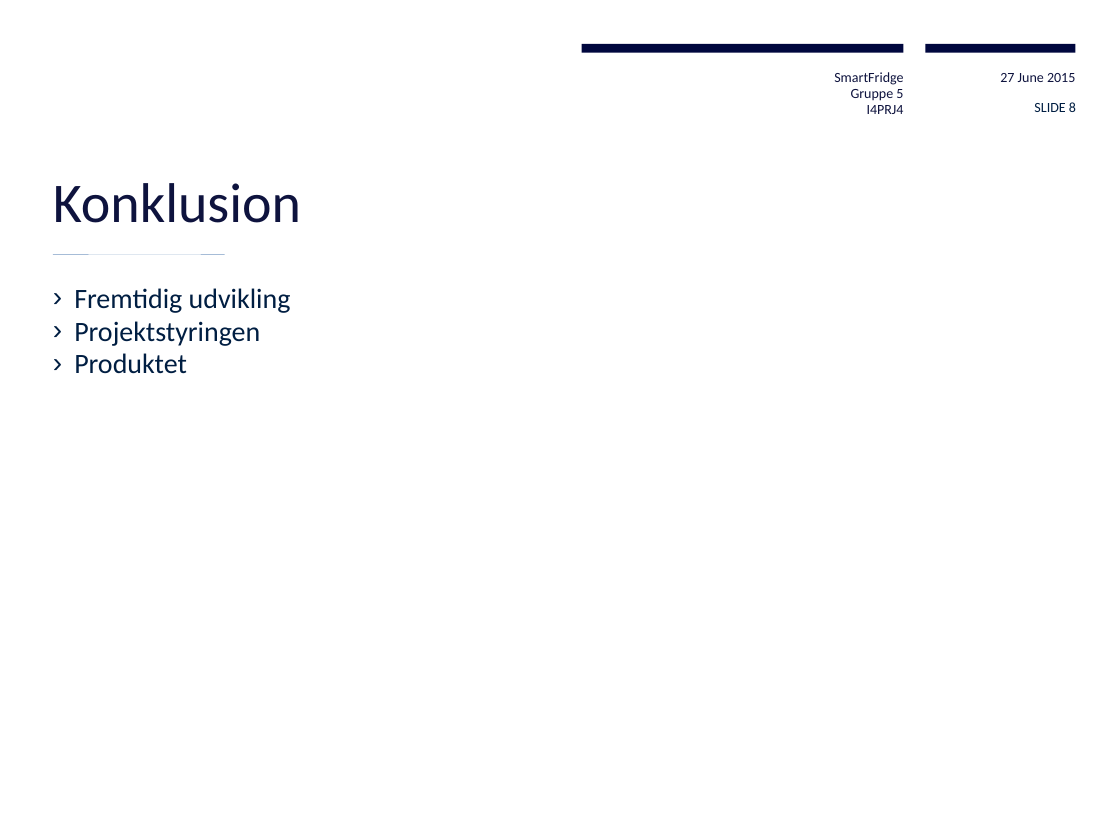
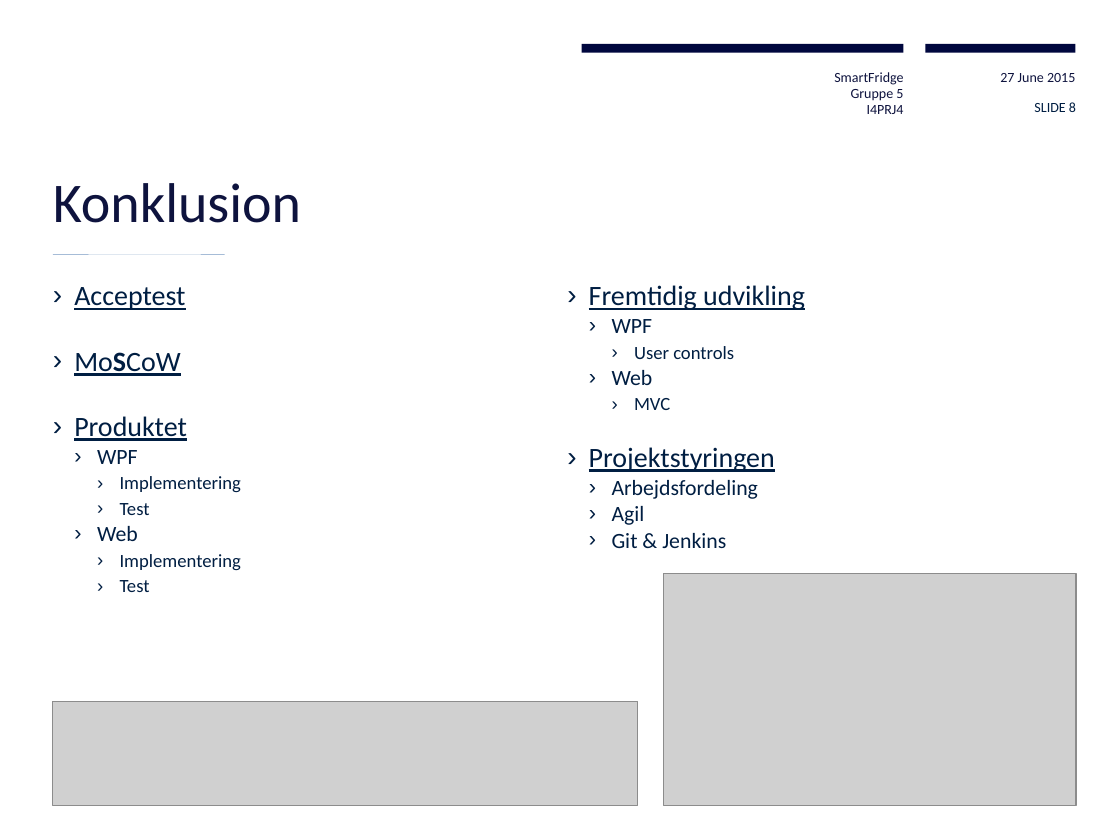
Before and after one commit to Ztuff/I4PRJ4, a slide deck: slide 8 of Fremlæggelse/SmartFridge fremlæggelse.pptx. Drawn at 1120x840 pixels with LibreOffice and Linux fonts; fonts in the diff are those of the drawing; grey boxes stand for pictures; background and template pictures are left out. Boxes give left, top, right and bottom in pixels: in the first picture for what was removed or moved away, otherwise in the second. Text is boxed around its words. In the diff, an @@ line names an element or a change of style, - is before the commit and + after.

```diff
--- a/Fremlæggelse/SmartFridge fremlæggelse.pptx
+++ b/Fremlæggelse/SmartFridge fremlæggelse.pptx
@@ text at [74,287,185,376]: text changed @@
-› Fremtidig udvikling
-› Projektstyringen
+› Acceptest
+› MoSCoW
@@ text added at [589,285,805,548], 14 pt, text #001E42 @@
+› Fremtidig udvikling
+  › WPF
+    › User controls
+  › Web
+    › MVC
+› Projektstyringen
+  › Arbejdsfordeling
+  › Agil
+  › Git & Jenkins
@@ text at [74,416,187,441]: underline on in "Produktet" @@
@@ text at [97,450,241,592]: paragraphs added @@
+  › WPF
+    › Implementering
+    › Test
+  › Web
+    › Implementering
+    › Test
@@ picture added at [663,573,1076,805] @@
@@ picture added at [53,701,637,805] @@
```
Also in this commit, not shown: 1 other slide changed.
